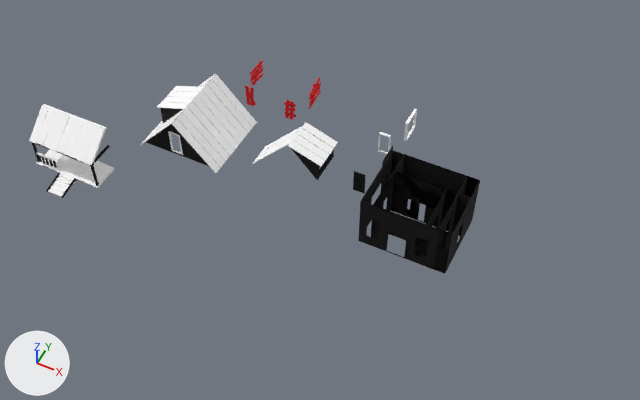
A saved change to the FBX model NotesOfCitrus/Assets/Blender/blend/NoCcabinModular.fbx.
Camera for both pictures: a camera (50 mm lens) standing at (50.9, -41.4, 54.2) and looking at (29.1, 2.2, -0.4). The axes (+X, +Y, +Z) are drawn at lower left. The lights are the same throughout. Where no turn or scale is listed for an object, it has been applied to the vertices.

In view in the first picture: 'Deck', 'DeckRoof', 'MainRoom', 'MediumRoom1', 'MediumRoom2', 'Roof', 'RoofBlockRight', 'RoofWindowLeft', 'RoofWindowRight', 'SmallRoom1', 'SmallRoom2', 'SmallRoom3', 'SmallRoom4'.
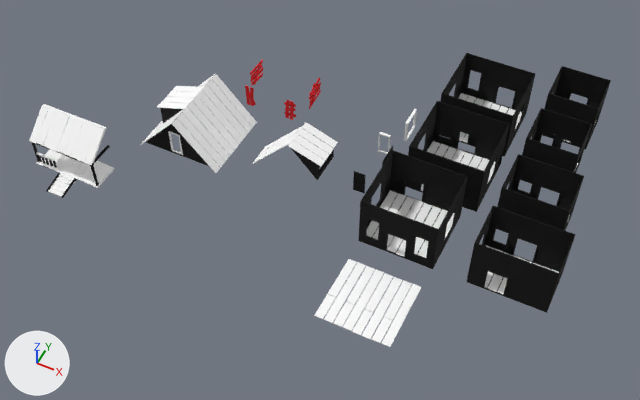
Location of each change, [x1, y1, x2, y2] in pixels of the pictures (640 x 400 px):
'SmallRoom1', moved
    before: [371, 171, 471, 274]
    after: [466, 206, 576, 313]
'MediumRoom1', moved
    before: [371, 154, 480, 247]
    after: [406, 101, 509, 212]
'MediumRoom2', moved
    before: [375, 155, 480, 273]
    after: [440, 53, 535, 157]
'MainRoomFloor', added
    after: [314, 259, 421, 347]
'SmallRoom2', moved
    before: [374, 171, 458, 257]
    after: [496, 154, 584, 233]
'SmallRoom4', moved
    before: [378, 172, 446, 229]
    after: [542, 66, 611, 149]
'SmallRoom3', moved
    before: [377, 171, 446, 256]
    after: [520, 108, 592, 193]

Patch to the scene script:
```diff
--- a/NotesOfCitrus/Assets/Blender/blend/NoCcabinModular.fbx.py
+++ b/NotesOfCitrus/Assets/Blender/blend/NoCcabinModular.fbx.py
@@ me_cube_020 @@
+me_cube_020.from_pydata(...)  # 128 vertices, 96 faces; spans x -3.02..3.02, y -2.96..2.96, z -0.03..0.03
+me_cube_020.materials.append(mat_material_001)  # picture img_colour_png
@@ ob_smallroom4 @@
 ob_smallroom4 = bpy.data.objects.new('SmallRoom4', me_cube_027)
-ob_smallroom4.location = (37.0, -0.48, 0.01)
+ob_smallroom4.location = (45.0, 17.52, 0.01)
@@ ob_mediumroom1 @@
 ob_mediumroom1 = bpy.data.objects.new('MediumRoom1', me_cube_025)
-ob_mediumroom1.location = (37.0, -0.48, 0.01)
+ob_mediumroom1.location = (37.0, 6.52, 0.01)
@@ ob_mediumroom2 @@
 ob_mediumroom2 = bpy.data.objects.new('MediumRoom2', me_cube_026)
-ob_mediumroom2.location = (37.0, -0.48, 0.01)
+ob_mediumroom2.location = (37.0, 13.52, 0.01)
@@ ob_smallroom3 @@
 ob_smallroom3 = bpy.data.objects.new('SmallRoom3', me_cube_024)
-ob_smallroom3.location = (37.0, -0.48, 0.01)
+ob_smallroom3.location = (45.0, 11.52, 0.01)
@@ ob_smallroom2 @@
 ob_smallroom2 = bpy.data.objects.new('SmallRoom2', me_cube_023)
-ob_smallroom2.location = (37.0, -0.48, 0.01)
+ob_smallroom2.location = (45.0, 5.52, 0.01)
@@ ob_smallroom1 @@
 ob_smallroom1 = bpy.data.objects.new('SmallRoom1', me_cube_022)
-ob_smallroom1.location = (37.0, -0.48, 0.01)
+ob_smallroom1.location = (45.0, -0.48, 0.01)
@@ ob_mainroomfloor @@
+ob_mainroomfloor = bpy.data.objects.new('MainRoomFloor', me_cube_020)
+ob_mainroomfloor.location = (37.01, -5.49, 0.02)
```
